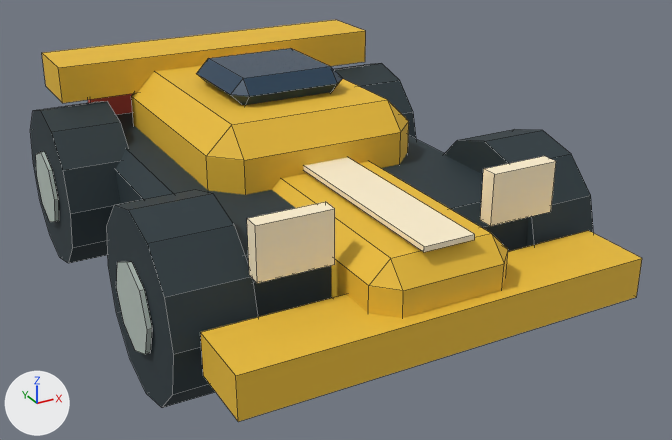
The Blender file art/source/racecar.blend: old version first, new version second.
Both versions are drawn from a 50 mm lens placed at (-0.824, -1.729, 0.955), pointed at (0.051, -0.139, 0.16). Arrows for +X, +Y and +Z are at lower left; the lights stay in place. The picture after the commit comes second. Mesh edges are drawn as thin lines.

Names of what the first picture shows: 'Body', 'Chassis', 'Cockpit', 'Front wing', 'Headlight', 'Headlight.001', 'Hub', 'Hub.001', 'Nose', 'Spoiler', 'Tail lamp', 'Tire', 'Tire.001', 'Tire.002', 'Tire.003', 'White racing stripe'.
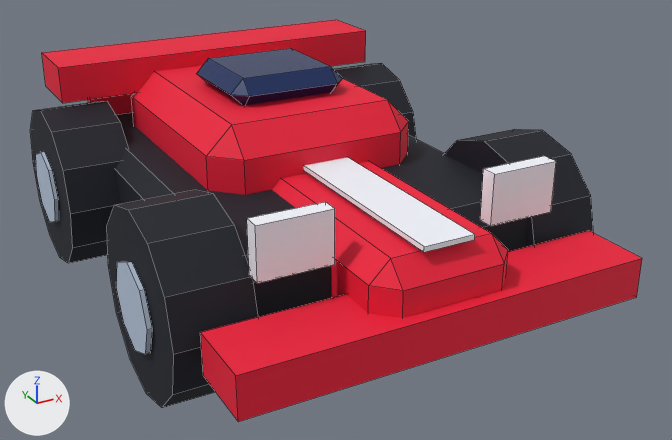
Where the change shows, as pixel boxes [x1, y1, x2, y2] in the pictures (672 x 440 px):
'Front wing', recoloured (yellow to red)
    both: [200, 230, 642, 422]
'Body', recoloured (yellow to red)
    both: [131, 65, 409, 195]
'Tire', recoloured
    both: [107, 190, 258, 407]
'Nose', recoloured (yellow to red)
    both: [272, 161, 508, 318]
'Chassis', recoloured
    both: [115, 112, 529, 317]
'Spoiler', recoloured (yellow to red)
    both: [42, 20, 366, 103]
'Tire.001', recoloured (dark cyan to black)
    both: [30, 101, 128, 261]
'Tire.002', recoloured
    both: [444, 129, 594, 247]
'White racing stripe', recoloured (beige to white)
    both: [303, 157, 475, 252]
'Headlight', recoloured (beige to white)
    both: [247, 202, 335, 283]
'Cockpit', recoloured
    both: [196, 48, 343, 105]
'Headlight.001', recoloured (beige to white)
    both: [480, 156, 556, 226]
'Hub', recoloured
    both: [116, 261, 152, 354]
'Tire.003', recoloured
    both: [335, 63, 416, 139]
'Hub.001', recoloured
    both: [36, 151, 59, 222]
'Tail lamp', recoloured
    both: [88, 94, 132, 115]

The change, as a diff of the scene's bpy script:
```diff
--- a/art/source/racecar.blend.py
+++ b/art/source/racecar.blend.py
@@ mat_rubber @@
 mat_rubber = principled_material('rubber')
-mat_rubber.base_color = (0.0194, 0.0356, 0.0437)  # dark cyan #26353b
+mat_rubber.base_color = (0.00518, 0.0075, 0.016)  # black #101522
 mat_rubber.roughness = 0.72
@@ mat_glass @@
 mat_glass = principled_material('glass')
-mat_glass.base_color = (0.0168, 0.0497, 0.0953)  # dark blue #233f57
+mat_glass.base_color = (0.00243, 0.0194, 0.109)  # dark blue #08265d
 mat_glass.roughness = 0.23
@@ mat_white @@
 mat_white = principled_material('white')
-mat_white.base_color = (1.0, 0.88, 0.631)  # beige #fff1d0
+mat_white.base_color = (0.913, 0.93, 1.0)  # white #f5f7ff
 mat_white.roughness = 0.72
@@ mat_hub @@
 mat_hub = principled_material('hub')
-mat_hub.base_color = (0.479, 0.552, 0.503)  # light grey #b8c4bc
+mat_hub.base_color = (0.485, 0.578, 0.723)  # blue #b9c8dd
 mat_hub.roughness = 0.72
@@ mat_red @@
 mat_red = principled_material('red')
-mat_red.base_color = (0.694, 0.0908, 0.0612)  # red #d95546
+mat_red.base_color = (0.847, 0.00605, 0.0382)  # red #ed1237
 mat_red.roughness = 0.72
@@ me_cube_025 @@
 me_cube_025.from_pydata(...)  # 24 vertices, 26 faces; spans x -0.14..0.14, y -0.275..0.275, z -0.08..0.08
-me_cube_025.materials.append(mat_yellow)  # yellow #ebbd35
+me_cube_025.materials.append(mat_red)  # red #ed1237
@@ me_cube_026 @@
 me_cube_026.from_pydata(...)  # 24 vertices, 26 faces; spans x -0.23..0.23, y -0.29..0.29, z -0.125..0.125
-me_cube_026.materials.append(mat_yellow)  # yellow #ebbd35
+me_cube_026.materials.append(mat_red)  # red #ed1237
@@ me_cube_028 @@
 me_cube_028.from_pydata(...)  # 8 vertices, 6 faces; spans x -0.4..0.4, y -0.07..0.07, z -0.04..0.04
-me_cube_028.materials.append(mat_yellow)  # yellow #ebbd35
+me_cube_028.materials.append(mat_red)  # red #ed1237
@@ me_cube_029 @@
 me_cube_029.from_pydata(...)  # 8 vertices, 6 faces; spans x -0.39..0.39, y -0.08..0.08, z -0.04..0.04
-me_cube_029.materials.append(mat_yellow)  # yellow #ebbd35
+me_cube_029.materials.append(mat_red)  # red #ed1237
```
